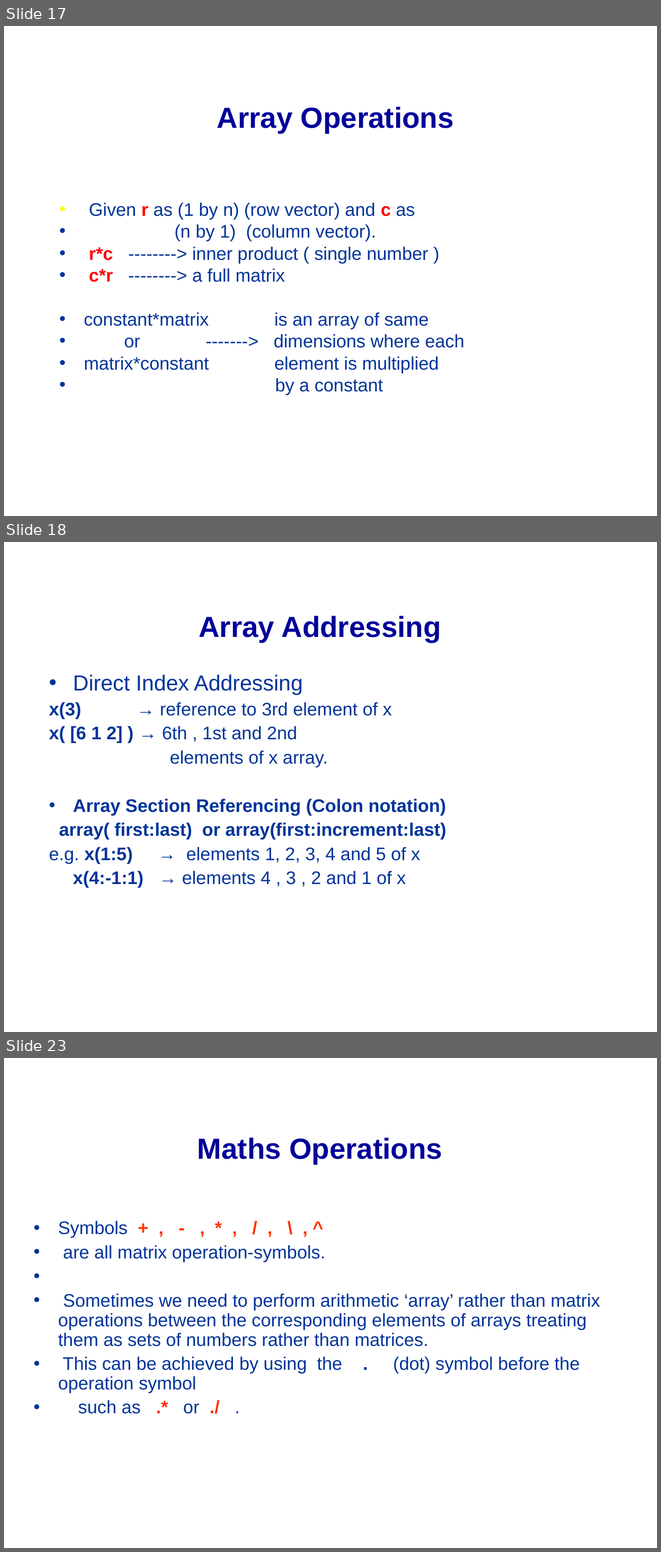
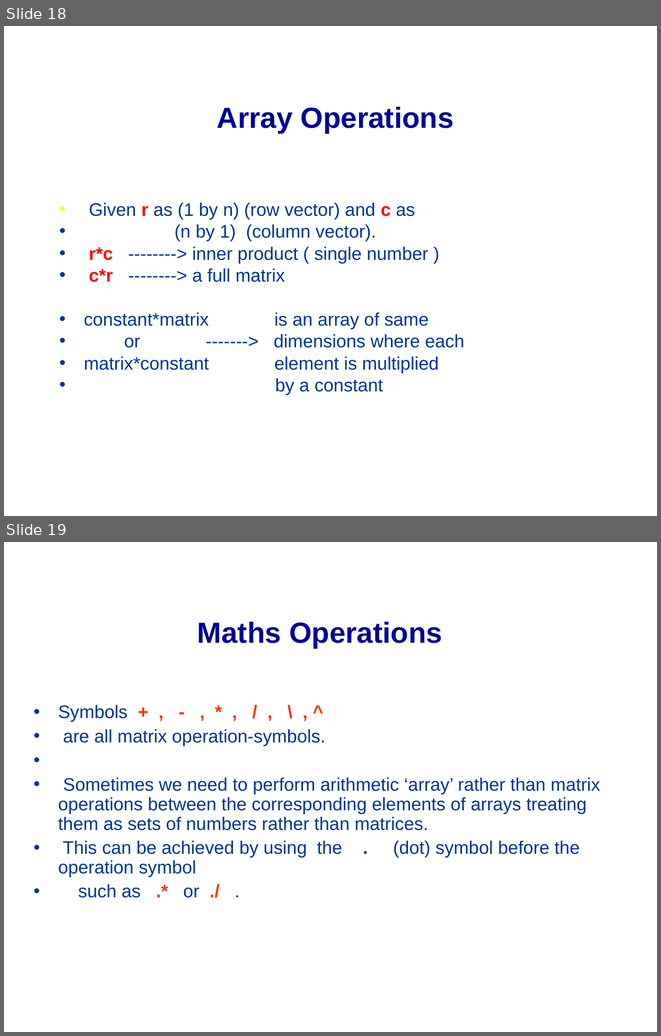
Before and after one commit to mikeg64/iome, a slide deck: src/examples/course/matlab/presentations_and_docs/matlab1.ppt. Shown one above the other, each under a label of ours: slides 17, 18 and 23 before the commit, slides 18 and 19 after it; the slides between them are not shown. The pictures are 661x1552 and 661x1036 pixels, drawn with LibreOffice and Linux fonts; fonts in the diff are those of the drawing; background and template pictures are left out. Boxes give left, top, right and bottom in pixels: in the first picture for what was removed or moved away, otherwise in the second. Text is boxed around its words. In the diff, an @@ line names an element or a change of style, - is before the commit and + after.

```diff
--- a/src/examples/course/matlab/presentations_and_docs/matlab1.ppt
+++ b/src/examples/course/matlab/presentations_and_docs/matlab1.ppt
@@ slide 18 removed at <box>4,542,657,1032</box>, background picture (left out) @@
@@ title removed at <box>199,616,441,642</box> @@
-Array Addressing
@@ text removed at <box>49,674,447,888</box> @@
-• Direct Index Addressing
-x(3) → reference to 3rd element of x
-x( [6 1 2] ) → 6th , 1st and 2nd
-elements of x array.
-• Array Section Referencing (Colon notation)
-array( first:last) or array(first:increment:last)
-e.g. x(1:5) → elements 1, 2, 3, 4 and 5 of x
-x(4:-1:1) → elements 4 , 3 , 2 and 1 of x
@@ what was slide 17 is now slide 18 @@
@@ what was slide 23 is now slide 19 @@
```
Also in this commit, not shown: 2 slides changed, 3 slides added, 20 other slides removed, 4 other files.
